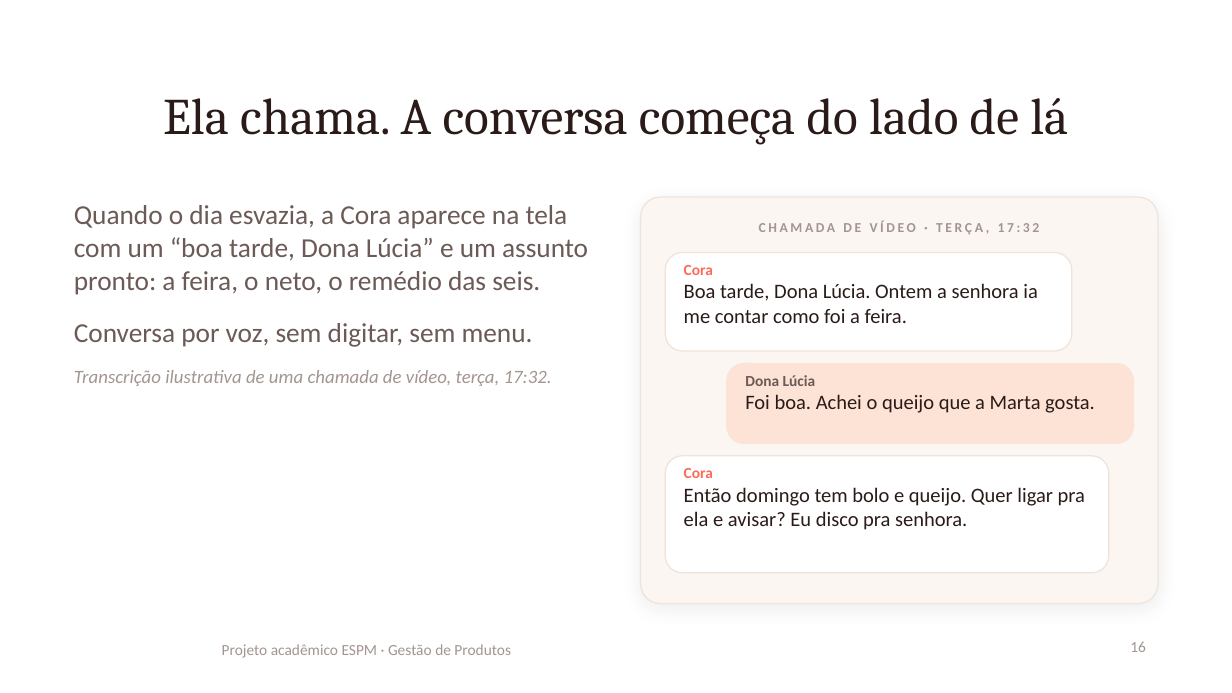
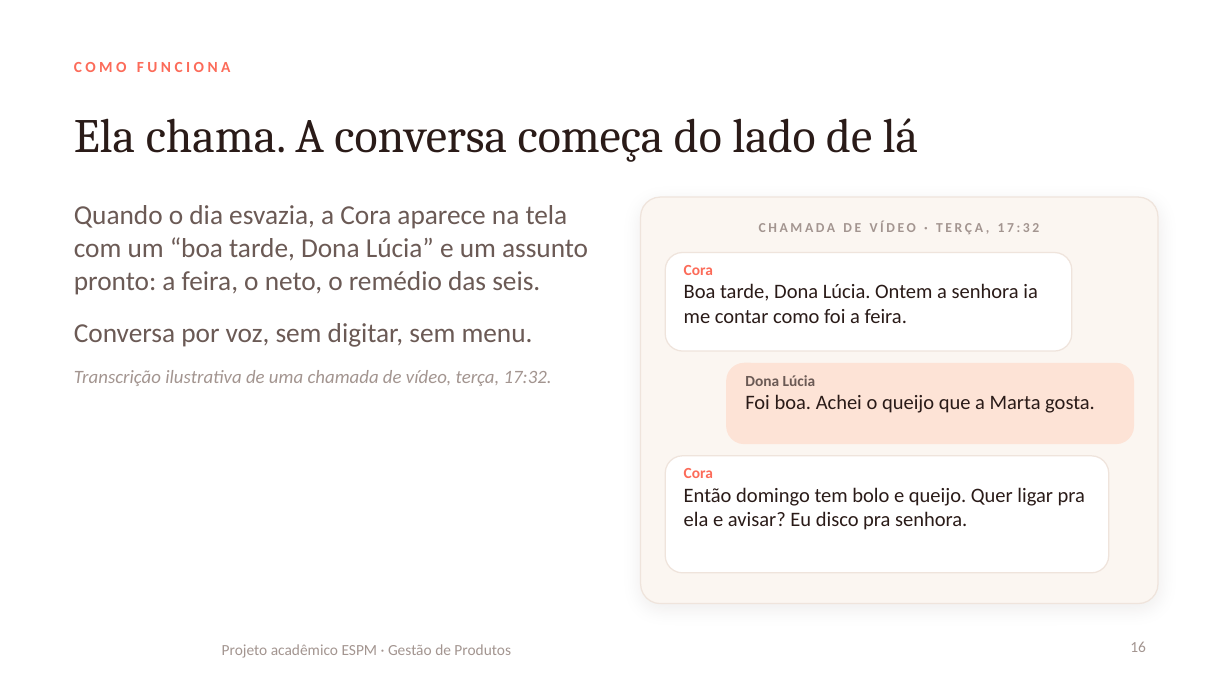
Before and after one commit to ojohnmf-glitch/espm, a slide deck: slide 16 of apresentacao/cora-template.pptx. Drawn at 1232x693 pixels with LibreOffice and Linux fonts; fonts in the diff are those of the drawing; background and template pictures are left out. Boxes give left, top, right and bottom in pixels: in the first picture for what was removed or moved away, otherwise in the second. Text is boxed around its words. In the diff, an @@ line names an element or a change of style, - is before the commit and + after.

```diff
--- a/apresentacao/cora-template.pptx
+++ b/apresentacao/cora-template.pptx
@@ title "Ela chama. A conversa começa ...": place and size @@
-title "Ela chama. A conversa começa ..." at (163, 98, 1068, 145)
+title "Ela chama. A conversa começa ..." at (74, 118, 918, 162)
@@ title "Ela chama. A conversa começa ..." at (74, 118, 918, 162): size 30 to 28 pt; alignment centre to left @@
@@ text added at (74, 62, 231, 72), 9 pt, text #FC6B59, bold @@
+COMO FUNCIONA
```
Also in this commit, not shown: 11 other slides changed, 2 slides added, 2 slides removed.
